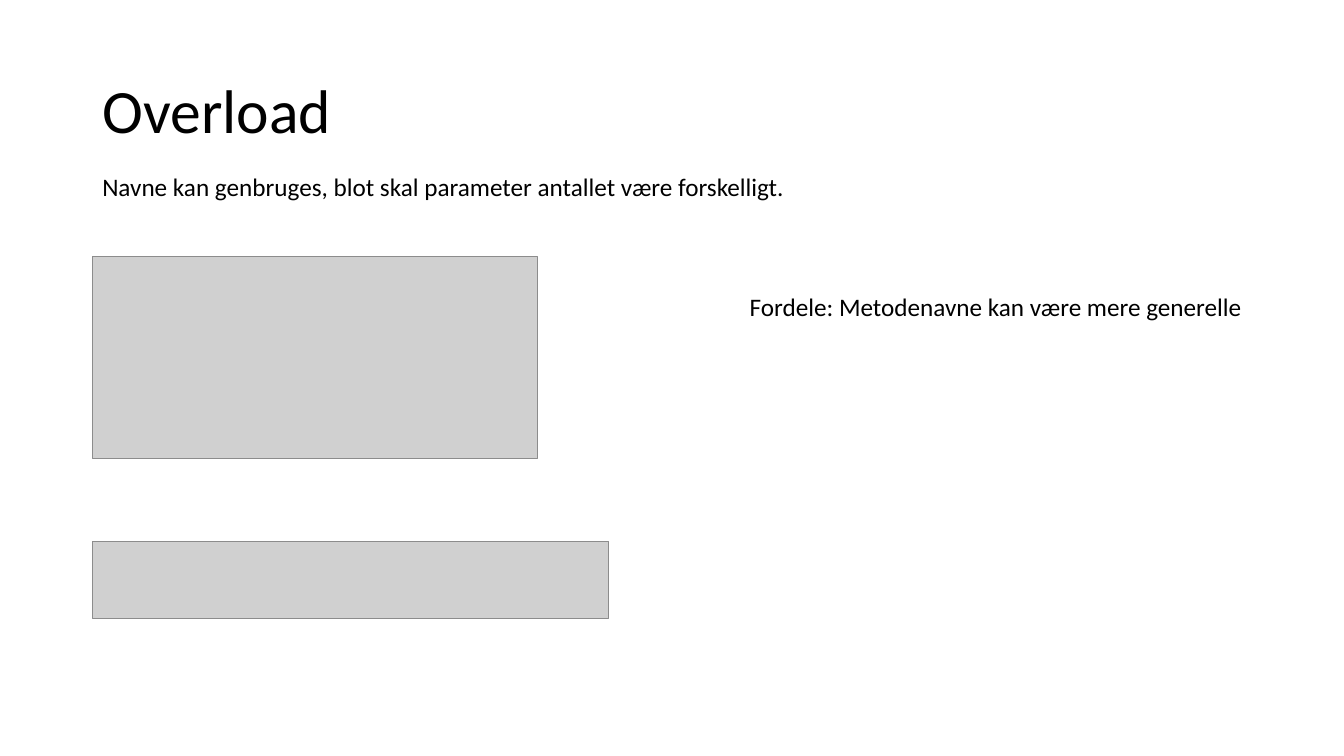
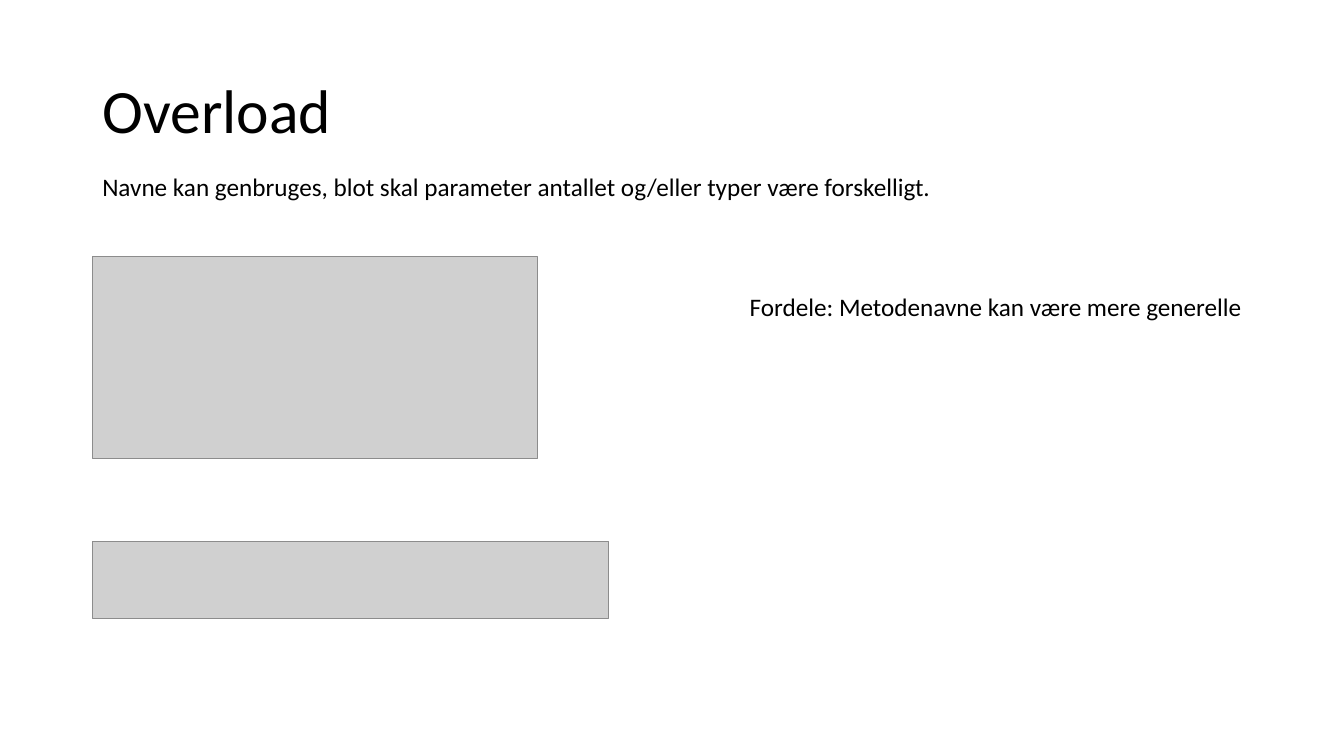
Before and after one commit to fisterloegsovs/pop22, a slide deck: slide 3 of lectures/14.1-3/lecture14.1.pptx. Drawn at 1344x756 pixels with LibreOffice and Linux fonts; fonts in the diff are those of the drawing; grey boxes stand for pictures. Boxes give left, top, right and bottom in pixels: in the first picture for what was removed or moved away, otherwise in the second. Text is boxed around its words. In the diff, an @@ line names an element or a change of style, - is before the commit and + after.

```diff
--- a/lectures/14.1-3/lecture14.1.pptx
+++ b/lectures/14.1-3/lecture14.1.pptx
@@ text at [102,178,929,201]: text changed @@
-Navne kan genbruges, blot skal parameter antallet være forskelligt.
+Navne kan genbruges, blot skal parameter antallet og/eller typer være forskelligt.
```
Also in this commit, not shown: 3 other slides changed, 2 other files.
